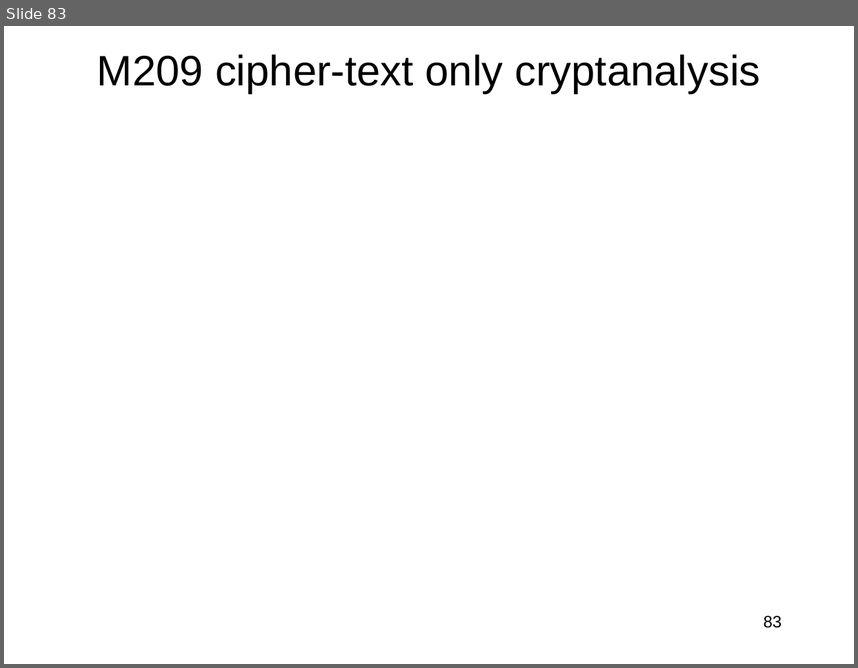
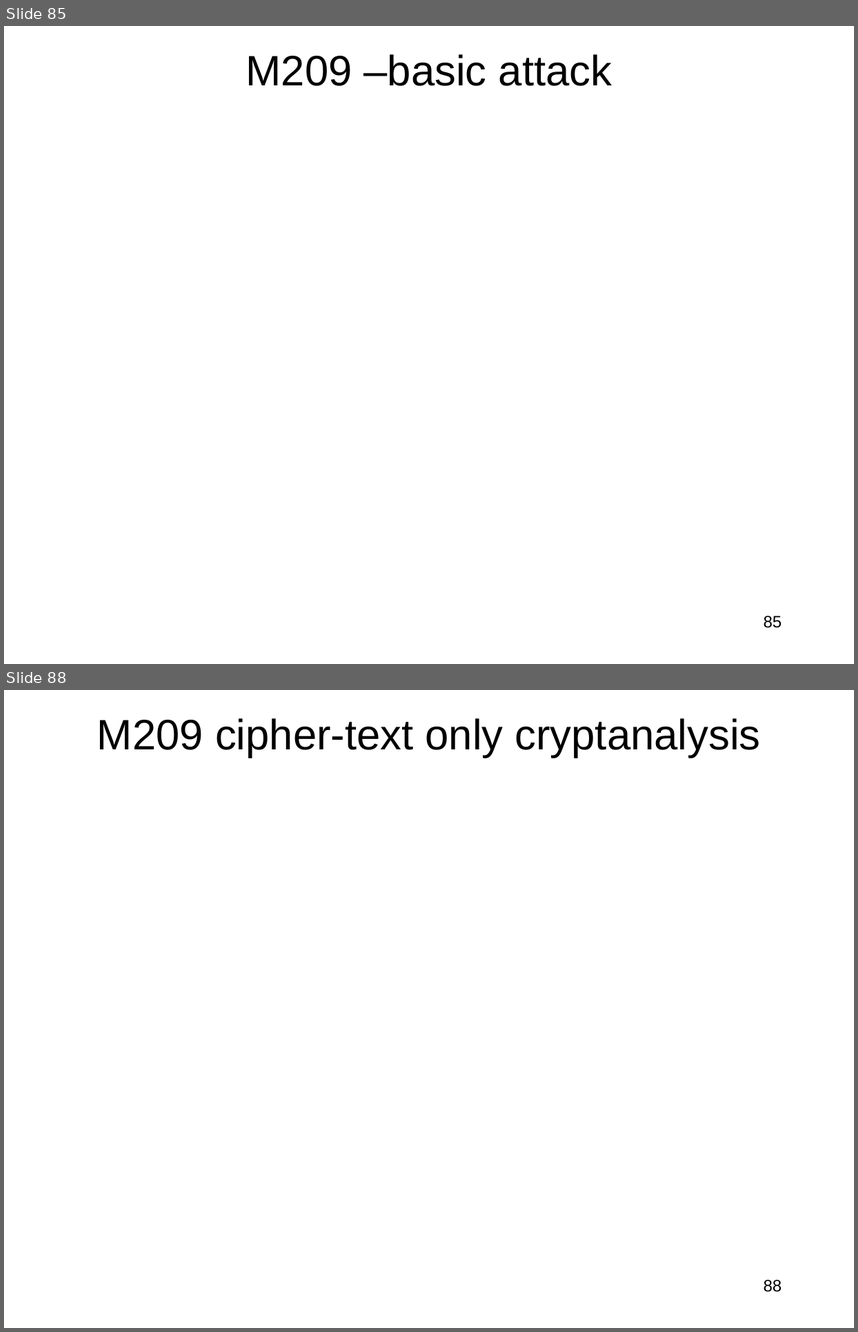
Before and after one commit to jlmucb/class_notes, a slide deck: BerkeleyClass/CS290Spring2013/Lectures/Cryptoclass2.pptx. Shown one above the other, each under a label of ours: slide 83 before the commit, slides 85 and 88 after it; the slides between them are not shown. The pictures are 858x668 and 858x1332 pixels, drawn with LibreOffice and Linux fonts; fonts in the diff are those of the drawing; grey boxes stand for pictures. Boxes give left, top, right and bottom in pixels: in the first picture for what was removed or moved away, otherwise in the second. Text is boxed around its words. In the diff, an @@ line names an element or a change of style, - is before the commit and + after.

```diff
--- a/BerkeleyClass/CS290Spring2013/Lectures/Cryptoclass2.pptx
+++ b/BerkeleyClass/CS290Spring2013/Lectures/Cryptoclass2.pptx
@@ slide 85 added at (4,26,854,664), background #FFFFFF @@
@@ title added at (246,54,612,86), 36 pt, text #000000 @@
+M209 –basic attack
@@ page number added at (764,615,782,628), 14 pt, text #000000 @@
+85
@@ what was slide 83 is now slide 88 @@
@@ page number at (764,1279,782,1292): text changed @@
-83
+88
```
Also in this commit, not shown: 1 slide changed, 5 other slides added, 1 slide removed, 1 other file.
